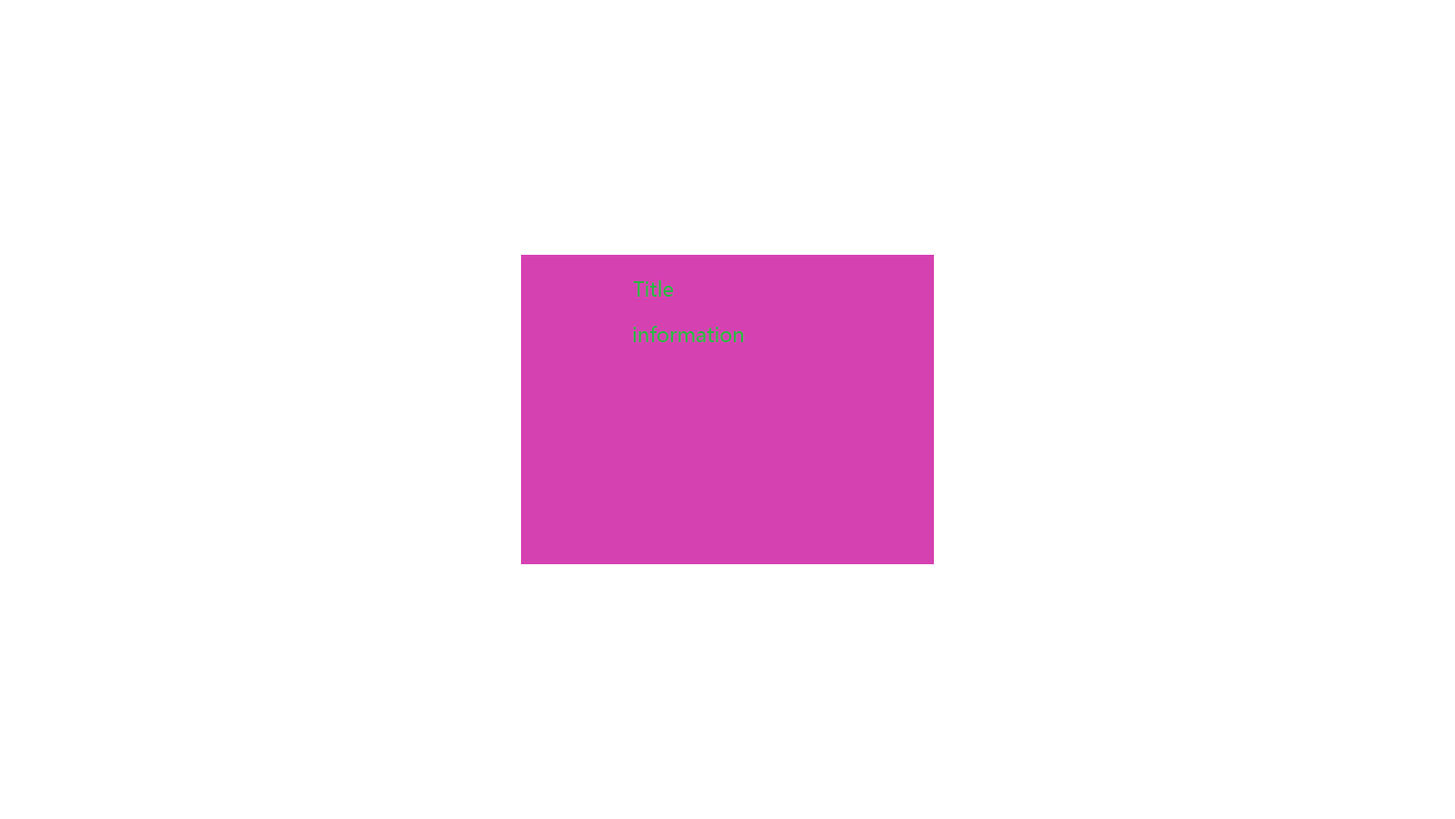
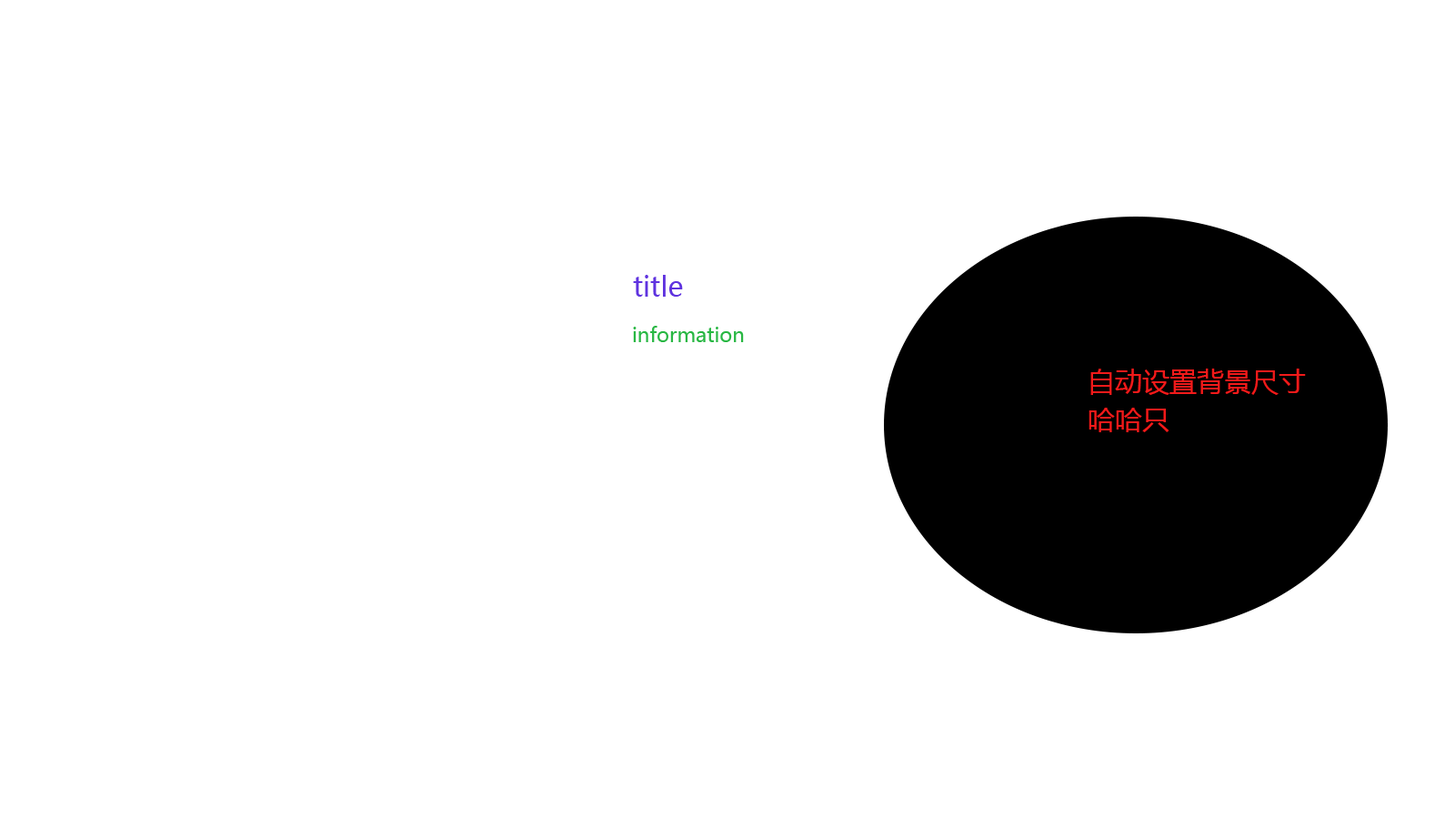
Layered file, before and after one edit (1455 × 819). Changes by layer:
painted on "text1" over [633, 274, 684, 297]
removed layer "background" from group "TextTemp@Panel" over [521, 254, 935, 564]
added group "innerPanel" with 2 layers in group "TextTemp" over [884, 216, 1389, 634]
added layer "自动设置背景尺寸 哈哈只" in group "innerPanel" over [1088, 368, 1307, 433]
added layer "@Size" in group "innerPanel" over [884, 216, 1389, 634]
